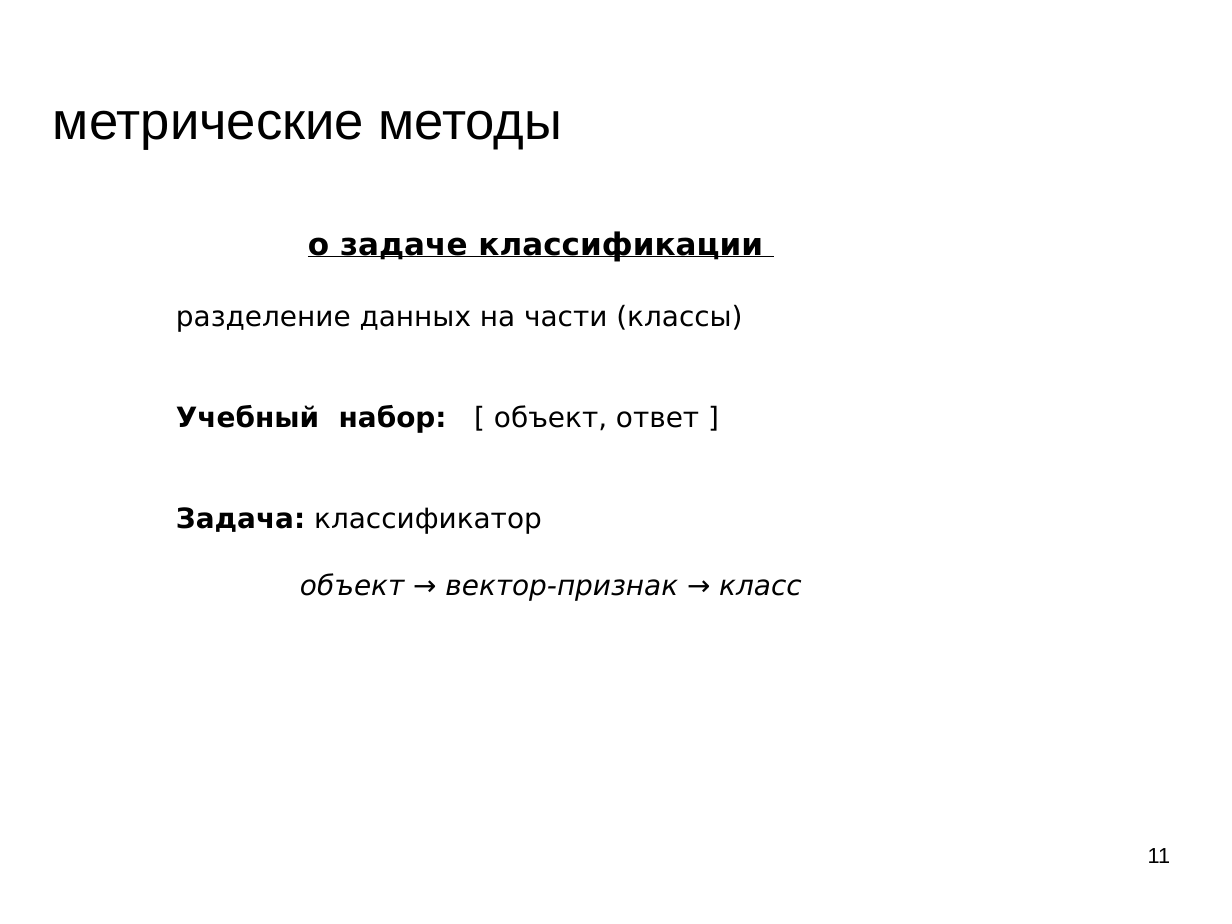
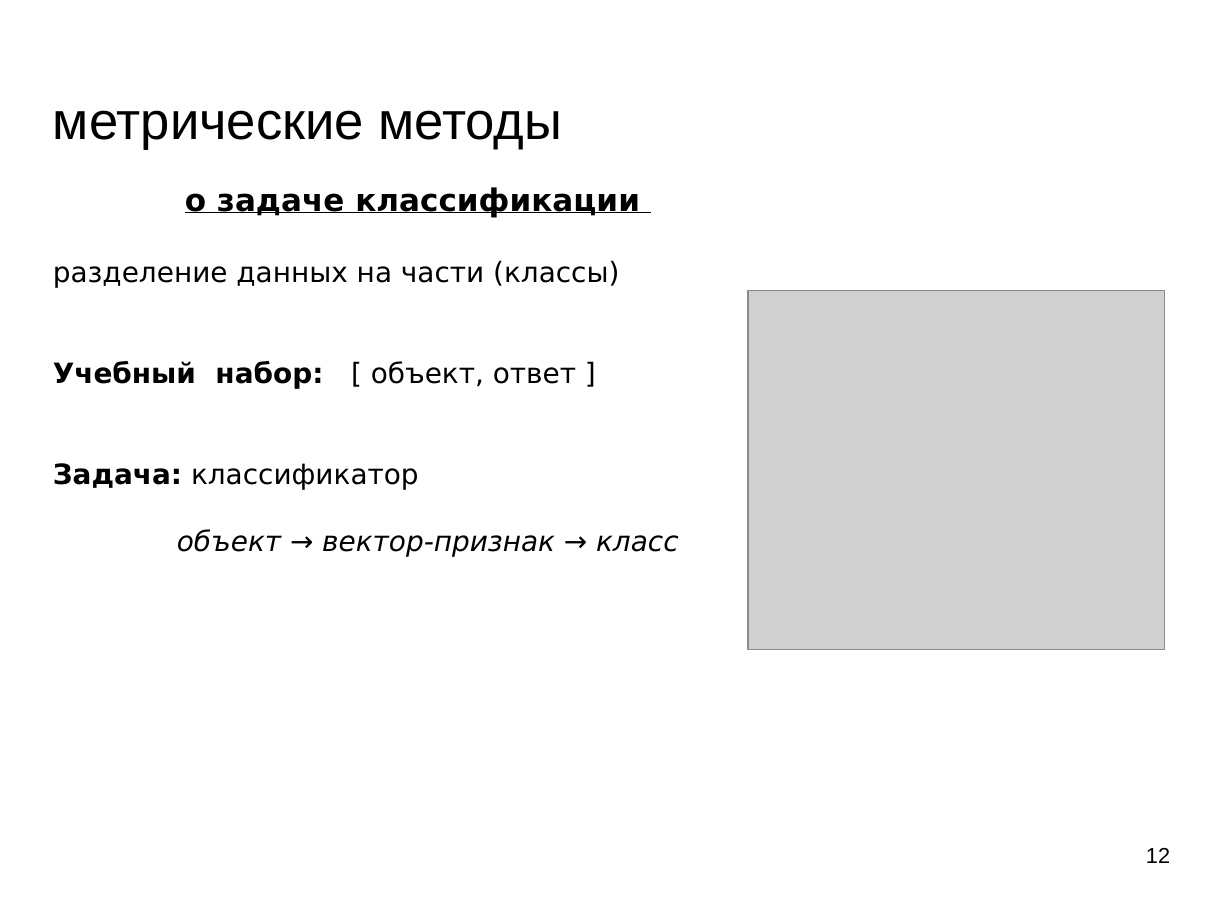
Before and after one commit to mechanoid5/ml_lectorium_legacy, a slide deck: slide 12 of 03-metric.odp (slide 11 before the commit). Drawn at 1232x924 pixels with LibreOffice and Linux fonts; fonts in the diff are those of the drawing; grey boxes stand for pictures; background and template pictures are left out. Boxes give left, top, right and bottom in pixels: in the first picture for what was removed or moved away, otherwise in the second. Text is boxed around its words. In the diff, an @@ line names an element or a change of style, - is before the commit and + after.

```diff
--- a/03-metric.odp
+++ b/03-metric.odp
@@ subtitle "о задаче классификации": place and size @@
-subtitle "о задаче классификации" at <box>176,231,802,600</box>
+subtitle "о задаче классификации" at <box>53,187,679,556</box>
@@ picture added at <box>748,291,1165,651</box> @@
@@ page number at <box>1146,848,1170,863</box>: text changed @@
-11
+12
```
Also in this commit, not shown: 7 other slides changed, 1 slide added, 1 other file.
